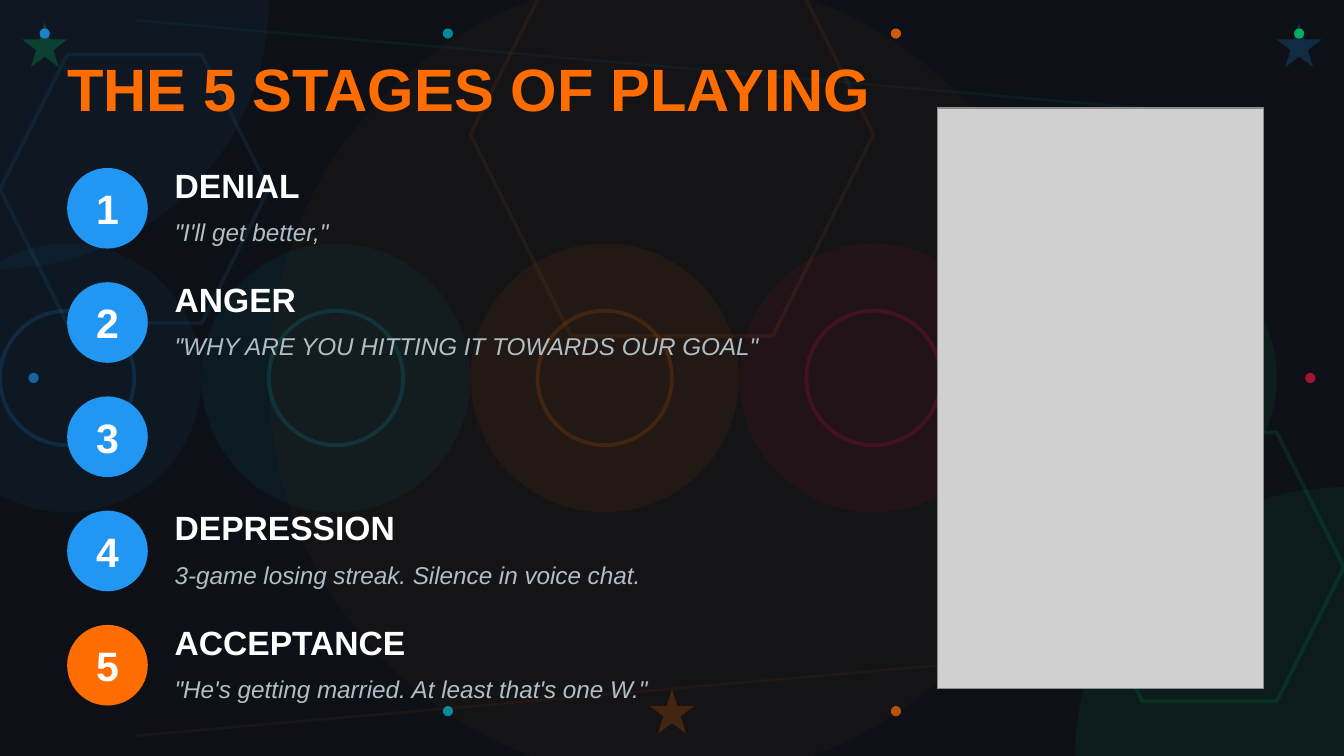
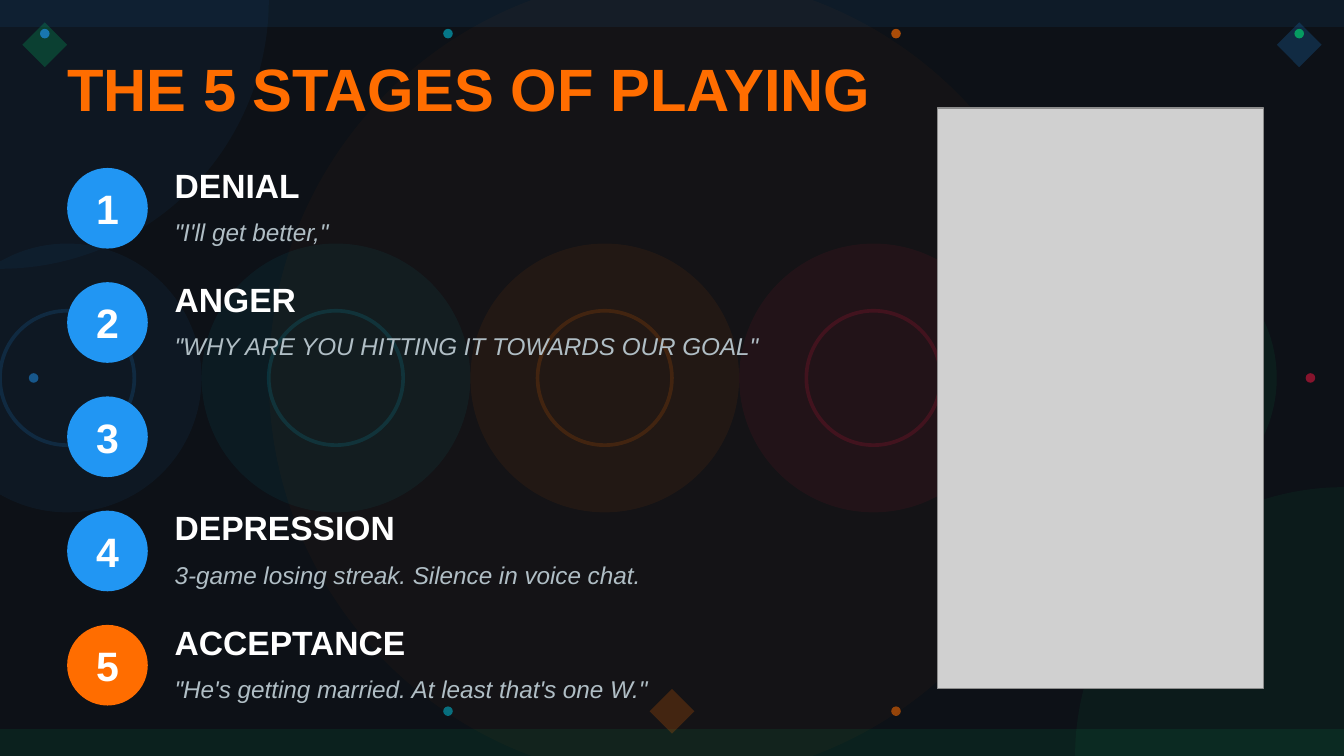
Before and after one commit to coenheinrich-beep/landscape-site-1, a slide deck: slide 6 of rl_bachelor_extra.pptx. Drawn at 1344x756 pixels with LibreOffice and Linux fonts; fonts in the diff are those of the drawing; grey boxes stand for pictures. Boxes give left, top, right and bottom in pixels: in the first picture for what was removed or moved away, otherwise in the second. Text is boxed around its words. In the diff, an @@ line names an element or a change of style, - is before the commit and + after.

```diff
--- a/rl_bachelor_extra.pptx
+++ b/rl_bachelor_extra.pptx
@@ rectangle at <box>0,0,1344,27</box>: fill #00BCD4 at 6% opacity to #2196F3 at 8% opacity; rotation 5 to 0 degrees @@
@@ ellipse at <box>40,28,50,38</box>: fill #2196F3 at 80% opacity to #2196F3 at 65% opacity @@
@@ ellipse at <box>444,28,453,38</box>: fill #00BCD4 at 70% opacity to #00BCD4 at 60% opacity @@
@@ hexagon removed at <box>470,0,874,336</box> @@
@@ ellipse: place and size @@
-ellipse at <box>1294,28,1305,39</box>
+ellipse at <box>891,28,900,38</box>
@@ ellipse at <box>891,28,900,38</box>: fill #00E676 at 70% opacity to #FF6D00 at 65% opacity @@
@@ ellipse removed at <box>891,28,902,39</box> @@
@@ ellipse: place and size @@
-ellipse at <box>1305,372,1316,383</box>
+ellipse at <box>1294,28,1304,38</box>
@@ ellipse at <box>1294,28,1304,38</box>: fill #FF1744 at 60% opacity to #00E676 at 60% opacity @@
@@ hexagon removed at <box>0,55,269,324</box> @@
@@ ellipse at <box>0,310,134,445</box>: outline #2196F3 2 pt to #2196F3 1.97 pt @@
@@ ellipse: place and size @@
-ellipse at <box>538,310,672,445</box>
+ellipse at <box>269,310,403,445</box>
@@ ellipse at <box>269,310,403,445</box>: outline #FF6D00 2 pt to #00BCD4 1.97 pt @@
@@ ellipse added at <box>538,310,672,445</box>, outline #FF6D00 1.97 pt @@
@@ ellipse: place and size @@
-ellipse at <box>891,706,902,716</box>
+ellipse at <box>28,374,38,383</box>
@@ ellipse at <box>28,374,38,383</box>: fill #FF6D00 at 70% opacity to #2196F3 at 50% opacity @@
@@ ellipse removed at <box>28,372,39,383</box> @@
@@ ellipse added at <box>1305,374,1314,383</box>, fill #FF1744 at 50% opacity @@
@@ hexagon removed at <box>1075,433,1344,702</box> @@
@@ star to diamond in 3 elements at <box>1277,23,1321,67</box>, <box>23,23,67,67</box>, <box>649,688,694,732</box> @@
@@ ellipse at <box>444,707,453,716</box>: fill #00BCD4 at 70% opacity to #00BCD4 at 55% opacity @@
@@ ellipse added at <box>891,707,900,716</box>, fill #FF6D00 at 55% opacity @@
@@ rectangle at <box>0,728,1344,755</box>: fill #FF6D00 at 6% opacity to #00E676 at 8% opacity; rotation 355 to 0 degrees @@
```
Also in this commit, not shown: 8 other slides changed, 1 other file.
